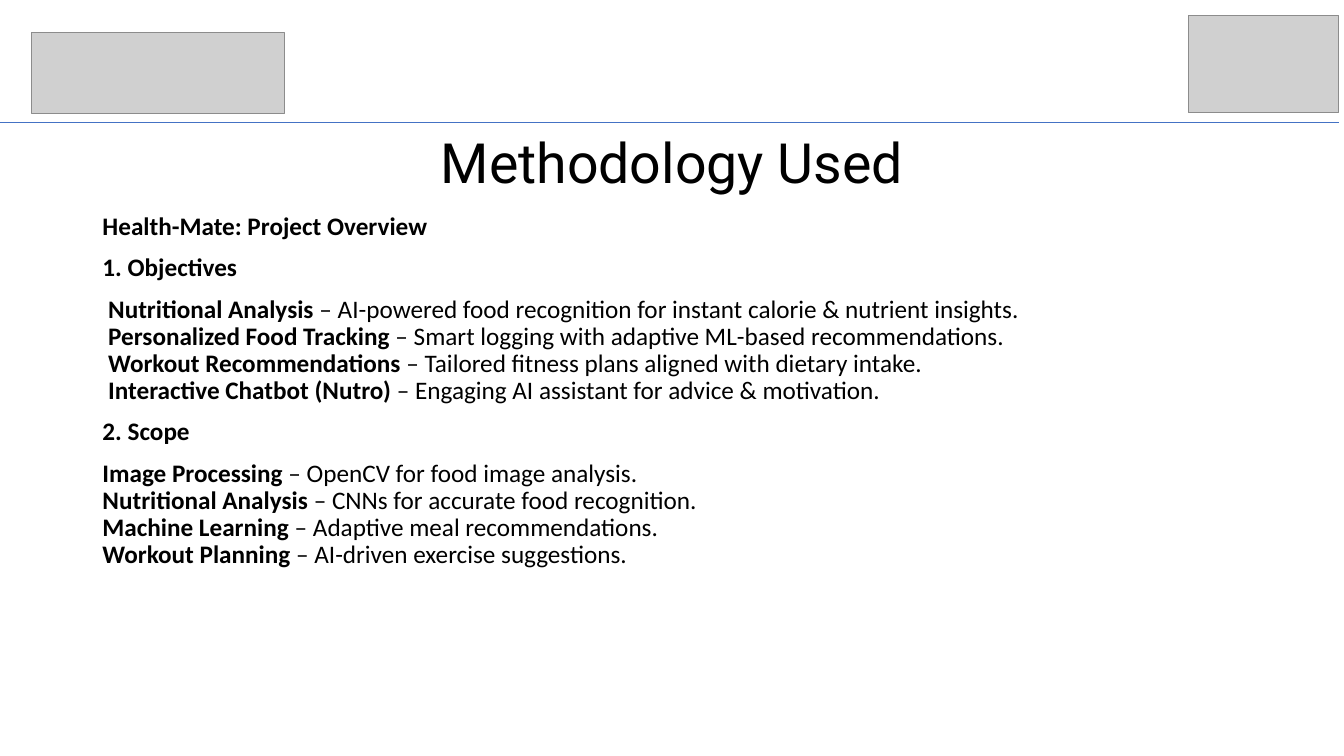
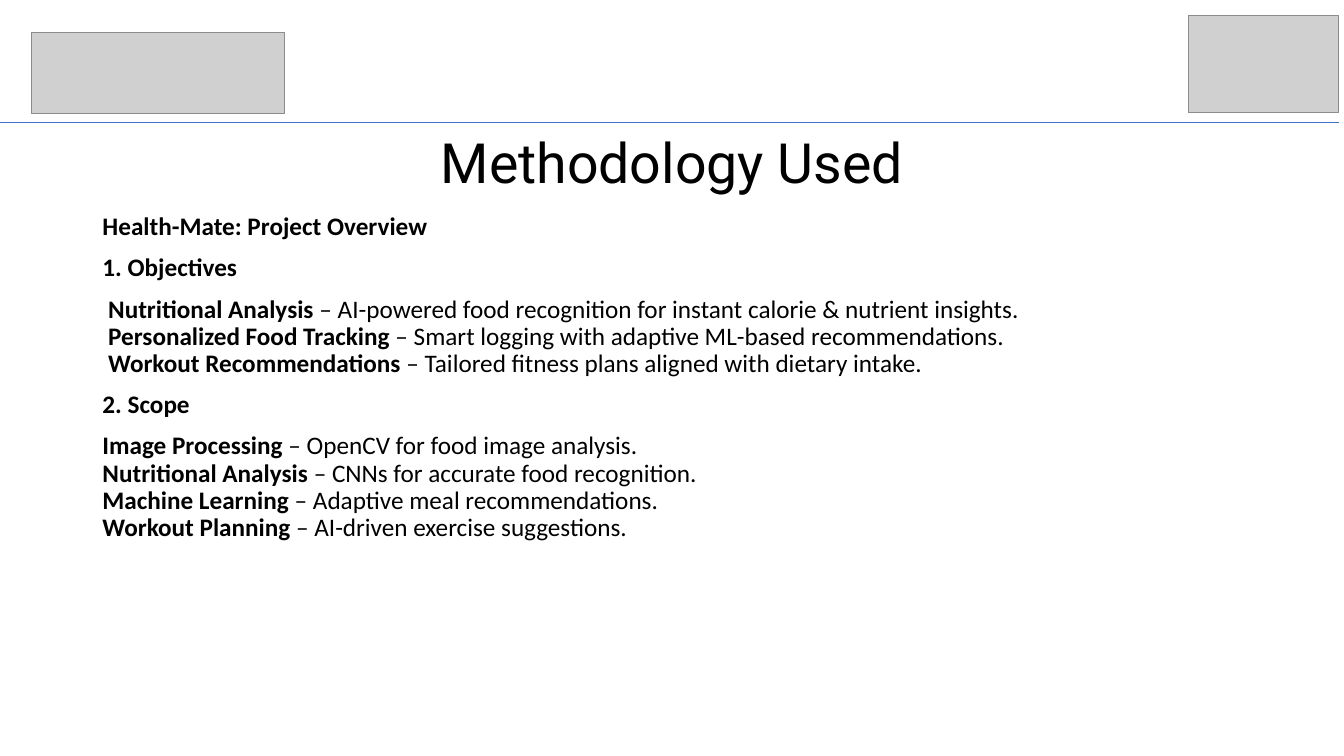
Before and after one commit to amanpratapsingh0210/Health_Mate, a slide deck: slide 9 of healthmate presentation.pptx. Drawn at 1344x756 pixels with LibreOffice and Linux fonts; fonts in the diff are those of the drawing; grey boxes stand for pictures. Boxes give left, top, right and bottom in pixels: in the first picture for what was removed or moved away, otherwise in the second. Text is boxed around its words. In the diff, an @@ line names an element or a change of style, - is before the commit and + after.

```diff
--- a/healthmate presentation.pptx
+++ b/healthmate presentation.pptx
@@ text at [108, 300, 1018, 377]: text changed @@
-Nutritional Analysis – AI-powered food recognition for instant calorie & nutrient insights.
-Personalized Food Tracking – Smart logging with adaptive ML-based recommendations.
-Workout Recommendations – Tailored fitness plans aligned with dietary intake.
-Interactive Chatbot (Nutro) – Engaging AI assistant for advice & motivation.
+Nutritional Analysis – AI-powered food recognition for instant calorie & nutrient insights.
+Personalized Food Tracking – Smart logging with adaptive ML-based recommendations.
+Workout Recommendations – Tailored fitness plans aligned with dietary intake.
```
Also in this commit, not shown: 3 other slides changed, 7 other files.
